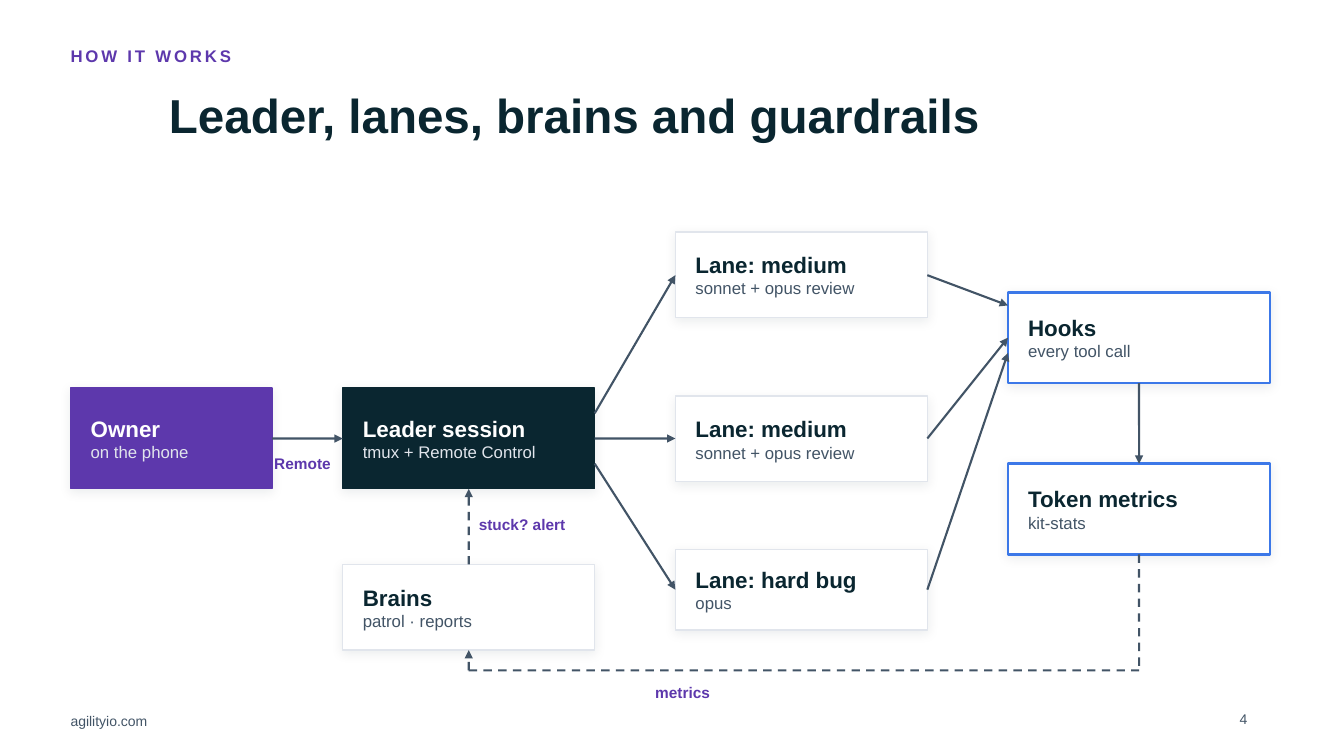
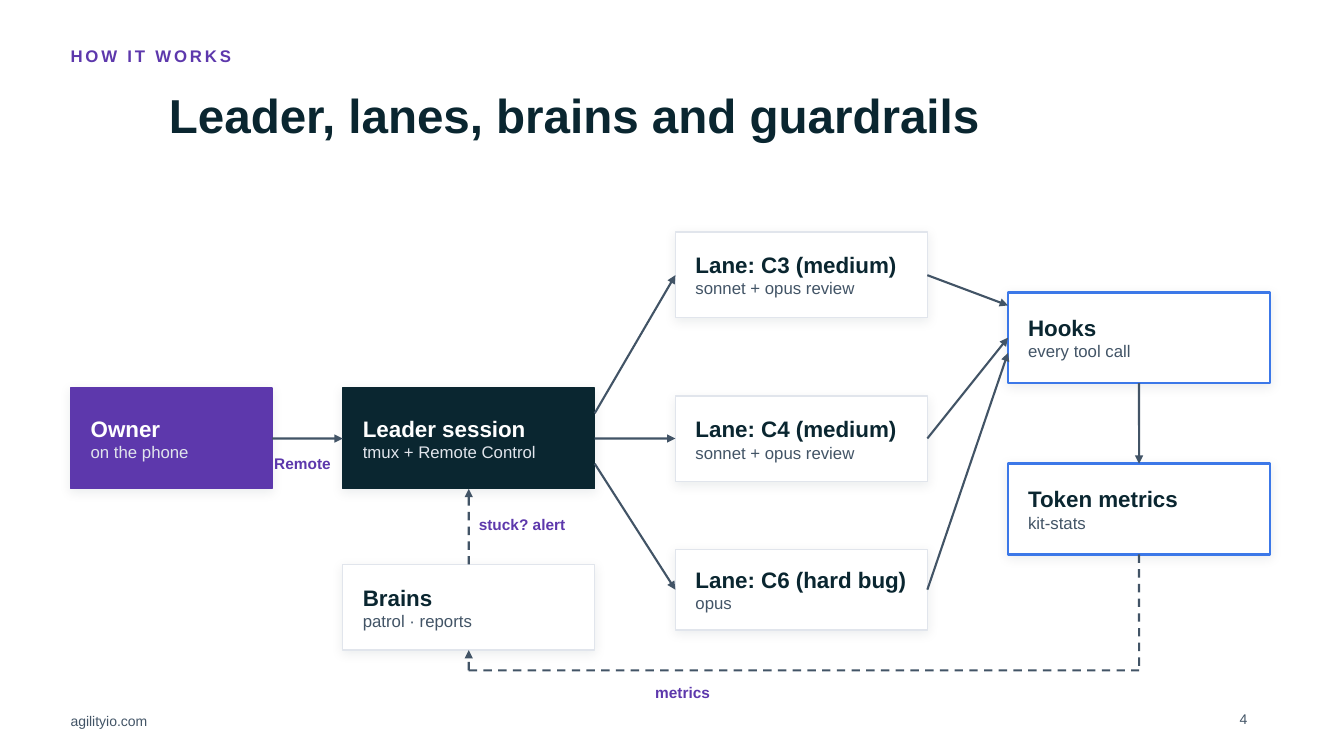
Before and after one commit to trungungtoan-agilityio/AgiAgentKit, a slide deck: slide 4 of docs/talk/Session-Superadvisor-AgilityIO.pptx. Drawn at 1344x756 pixels with LibreOffice and Linux fonts; fonts in the diff are those of the drawing; background and template pictures are left out. Boxes give left, top, right and bottom in pixels: in the first picture for what was removed or moved away, otherwise in the second. Text is boxed around its words. In the diff, an @@ line names an element or a change of style, - is before the commit and + after.

```diff
--- a/docs/talk/Session-Superadvisor-AgilityIO.pptx
+++ b/docs/talk/Session-Superadvisor-AgilityIO.pptx
@@ text at (695, 256, 896, 278): text changed @@
-Lane: medium
+Lane: C3 (medium)
@@ text at (695, 420, 896, 442): text changed @@
-Lane: medium
+Lane: C4 (medium)
@@ text at (695, 571, 906, 593): text changed @@
-Lane: hard bug
+Lane: C6 (hard bug)
```
Also in this commit, not shown: 1 other slide changed, 12 other files.
